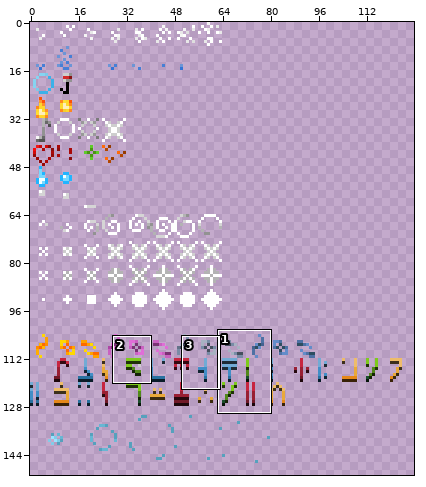
Sprite sheet, stored at assets/minecraft/textures/particle/particles.png. Above, an overview of the earlier version with the close-up marked.
Close-up. Before the commit:
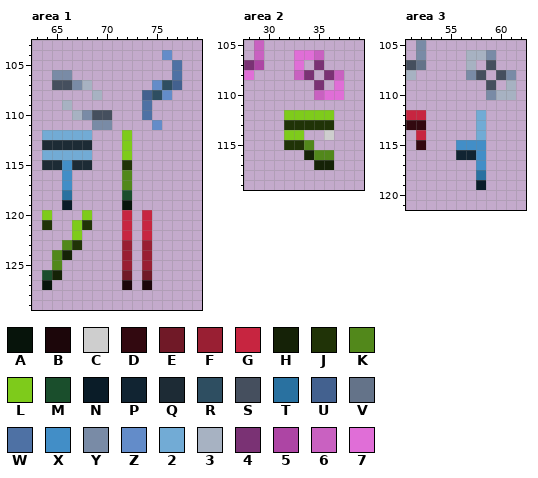
The file is 256x256 pixels. Colours within 5 levels of each other are drawn and written as one. Shown: area 1: x 63..79, y 103..129; area 2: x 28..39, y 105..119; area 3: x 51..62, y 105..121. The wide view leaves out empty margins. The commit also changed other parts of the picture, which this record leaves out.
Palette (. is transparent): A #07140b  B #1c060a  C #cecece  D #320910  E #701927  F #991f33  G #c72540  H #152207  J #203307  K #52881b  L #7ecb1b  M #1a4e2c  N #0a1c28  P #112432  Q #1d2b35  R #2e4e61  S #454f5e  T #2971a0  U #43618f  V #647389  W #4e71a4  X #428ec7  Y #798ba6  Z #638cc9  2 #72abd5  3 #a7b2c2  4 #7a3274  5 #ad45a4  6 #c961c1  7 #e06ed7
Pixels before, area 1, first column x 64:
104 ............Z.
105 .............W
106 .YY..........W
107 .SSY3......ZRU
108 .....3....URZ.
109 ..3.......W...
110 ...3YSS...W...
111 .....YY....Z..
112 22222...L.....
113 QQQQQ...L.....
114 22222...L.....
115 QQXQQ...J.....
116 ..X.....K.....
117 ..X.....K.....
118 ..T.....M.....
119 ..N.....A.....
120 L...L...G.G...
121 J..LJ...G.G...
122 ...L....G.G...
123 ..KJ....F.F...
124 .KH.....F.F...
125 .K......F.F...
126 MH......E.E...
127 A.......B.B...
Pixels before, area 2, first column x 28:
105 .6........
106 .6...776..
107 45...7.4..
108 7....64.46
109 .......4.7
110 .......677
111 ..........
112 ....LLLLL.
113 ....JJJJJ.
114 ....LL..C.
115 ....JJK...
116 ......HKK.
117 .......HH.
Pixels before, area 3, first column x 51:
105 .Y.........
106 .Y....33Y..
107 SV....3.S..
108 3.....YS.SY
109 ........S.3
110 ........Y33
111 ...........
112 GG.....2...
113 DD.....2...
114 .G.....2...
115 .D...XXX...
116 .....PPX...
117 .......X...
118 .......T...
119 .......N...
The result:
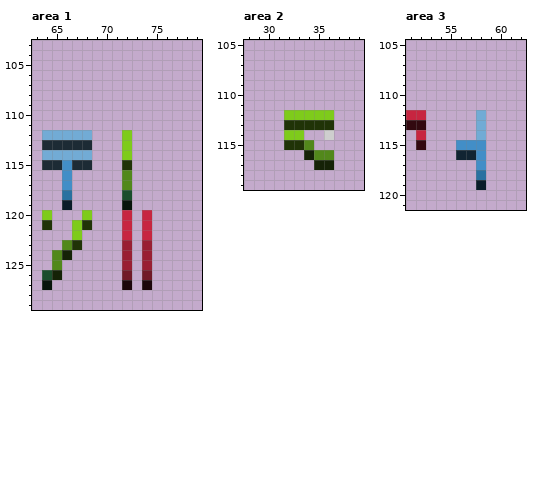
Difference:
Changed rows in their new state; - is an unchanged pixel.
Area 1:
first column x 65:
104 -----------.-
105 ------------.
106 ..----------.
107 ....------...
108 ----.----...-
109 -.-------.---
110 --....---.---
111 ----..----.--
Area 2:
first column x 28:
105 -.--------
106 -.---...--
107 ..---.-.--
108 .----..-..
109 -------.-.
110 -------...
Area 3:
first column x 51:
105 -.---------
106 -.----...--
107 ..----.-.--
108 .-----..-..
109 --------.-.
110 --------...
Changed places in both close-ups, as pixel boxes (x1, y1, x2, y2):
erased: (52, 50, 182, 130)
erased: (244, 40, 344, 100)
erased: (406, 40, 426, 80)
erased: (466, 50, 516, 100)
